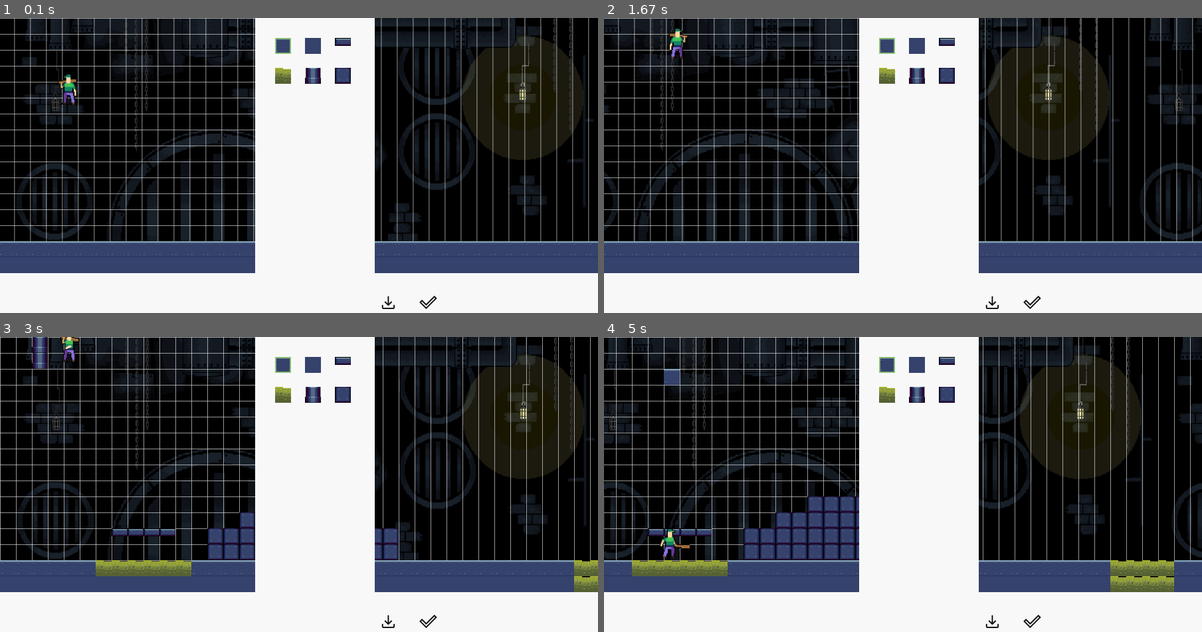
Above: before the commit, frames 1-4 (two rows, left to right).
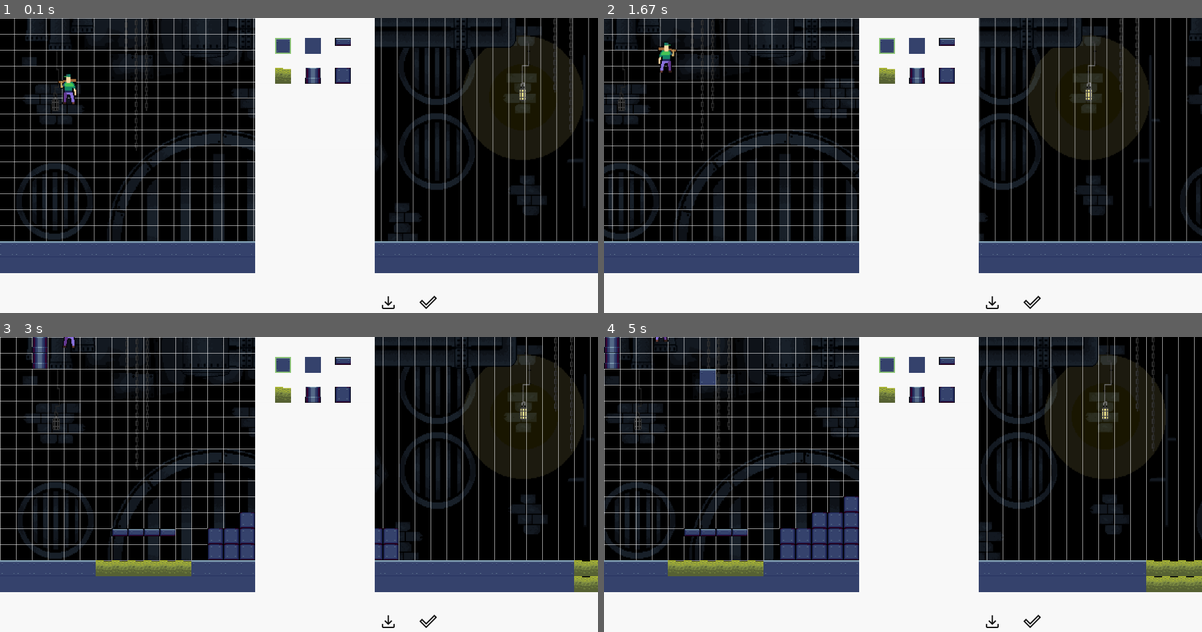
Above: after the commit, the same moments.

Repository: Labourguignonn/JOGO-IP
Game: pygame game, started from main.py
The game is run twice, just before and just after one commit, with the same random seed, the same clock (stepped at 60 frames per second) and the same inputs.
Inputs (mouse positions are in pixels of both pictures, inside the frame that each line leads up to):
- Up to frame 1 (0.1 s): no input
- Up to frame 2 (1.67 s): hold Right 0.33-0.8 s; hold Up 0.83-1.13 s; tap Space at 0.9, 1.23, 1.53 s; hold Right 1.17-1.63 s
- Up to frame 3 (3 s): hold Left 1.67-2.2 s; tap Space at 1.73, 2.03, 2.3, 2.6 s; hold Left 2.23-2.63 s; click (388, 620) at 2.72 s
- Up to frame 4 (5 s): click (992, 381) at 3.05 s; click (974, 511) at 3.38 s; click (747, 375) at 3.72 s; hold Right from 4.4 s (still down); tap Space at 4.47, 4.77 s

The runs differ from the first frame. In frame 1, less than 0.1% of the frame differs, in the area x 9-13%, y 18-30%; in frame 2, 25%, in the area x 0-100%, y 0-81%; in frame 3, 0.1%; in frame 4, 22%.

Commit message:
inicio inimigos

Diff:
--- a/INIMIGOS.PY
+++ b/INIMIGOS.PY
@@ -1,2 +1,26 @@
-class ini():
-    pass
+""" import pygame
+
+pygame.init()
+
+largura = 1500
+altura = 640
+margem = 100
+margem_lado = 300
+
+tela = pygame.display.set_mode((largura, altura + margem))
+class Inimigos(pygame.sprite.Sprite):
+    def __init__(self):
+        pygame.sprite.Sprite.__init__(self)
+        self.lista_sprites = []
+        self.lista_sprites.append(pygame.image.load("rato\walk\walk_01.png"))
+        self.lista_sprites.append(pygame.image.load("rato\walk\walk_02.png"))
+        self.lista_sprites.append(pygame.image.load("rato\walk\walk_03.png"))
+        self.lista_sprites.append(pygame.image.load("rato\walk\walk_04.png"))
+        self.imagem_atual = 0
+        self.image = self.lista_sprites[self.imagem_atual]
+
+        #definir a posição da sprite
+        self.rect = self.image.get_rect()
+        self.rect.topleft = 100, 100
+
+rato = Inimigos() """
--- a/main.py
+++ b/main.py
@@ -4,6 +4,7 @@
 from os import listdir
 from os.path import isfile,join
 from jogador import Jogador
+from new_enemies import Inimigos
 
 pygame.init()
 ############### FABY #############################
@@ -15,11 +16,8 @@
 #side
 margem_lado = 300
 
-
 tela = pygame.display.set_mode((largura, altura + margem))
 pygame.display.set_caption('Após a enchente')
-
-#######
 
 ################### LUCAS ###############################
 FPS = 30
@@ -142,6 +140,12 @@
     if botao1 == 3:
         botao2 += 1
         botao1 = 0
+
+
+#### BRUNA ####
+inimigos = pygame.sprite.Group()
+rato = Inimigos()
+inimigos.add(rato)
 
 rodando = True
 while rodando == True:
@@ -224,4 +228,9 @@
     player.draw(tela)
     pygame.display.update()
 
+    #####carregar inimigos#####
+    inimigos.draw(tela)
+    inimigos.update()
+    pygame.display.flip()
+
 pygame.quit()
--- /dev/null
+++ b/new_enemies.py
@@ -0,0 +1,36 @@
+import pygame
+
+pygame.init()
+largura = 1500
+altura = 640
+margem = 100
+tela = pygame.display.set_mode((largura, altura + margem))
+
+class Inimigos(pygame.sprite.Sprite):
+    def __init__(self):
+        pygame.sprite.Sprite.__init__(self)
+        self.sprites = []
+        self.sprites.append(pygame.image.load("rato\Idle\idle_01.png"))
+        self.sprites.append(pygame.image.load("rato\Idle\idle_02.png"))
+        self.sprites.append(pygame.image.load("rato\Idle\idle_03.png"))
+        self.sprites.append(pygame.image.load("rato\Idle\idle_04.png"))
+        self.atual = 0
+        self.image = self.sprites[self.atual]
+        self.image = pygame.transform.scale(self.image, (30*2, 32*2))
+
+        self.rect = self.image.get_rect()
+        self.rect.topleft = 250, 500
+
+        """ self.animar = False """
+
+    """ def atacar(self):
+        self.animar = True """
+
+    def update(self):
+        """ if self.animar == True: """
+        self.atual += 0.5
+        if self.atual >= len(self.sprites):
+            self.atual = 0
+            """ self.animar = False """
+        self.image = self.sprites[int(self.atual)]
+        self.image = pygame.transform.scale(self.image, (30*2, 32*2))
--- /dev/null
+++ b/teste.py
@@ -0,0 +1,54 @@
+import pygame
+from pygame.locals import *
+from sys import exit
+
+pygame.init()
+largura = 1500
+altura = 640
+margem = 100
+tela = pygame.display.set_mode((largura, altura + margem))
+
+class Inimigos(pygame.sprite.Sprite):
+    def __init__(self):
+        pygame.sprite.Sprite.__init__(self)
+        self.sprites = []
+        self.sprites.append(pygame.image.load("rato\Idle\idle_01.png"))
+        self.sprites.append(pygame.image.load("rato\Idle\idle_02.png"))
+        self.sprites.append(pygame.image.load("rato\Idle\idle_03.png"))
+        self.sprites.append(pygame.image.load("rato\Idle\idle_04.png"))
+        self.atual = 0
+        self.image = self.sprites[self.atual]
+        self.image = pygame.transform.scale(self.image, (30*2, 32*2))
+
+        self.rect = self.image.get_rect()
+        self.rect.topleft = 250, 500
+
+        self.animar = False
+
+    def atacar(self):
+        self.animar = True
+
+    def update(self):
+        if self.animar == True:
+            self.atual += 0.5
+            if self.atual >= len(self.sprites+1):
+                self.atual = 0
+                self.animar = False
+            self.image = self.sprites[int(self.atual)]
+            self.image = pygame.transform.scale(self.image, (30*2, 32*2))
+
+#### BRUNA ####
+inimigos = pygame.sprite.Group()
+rato = Inimigos()
+inimigos.add(rato)
+""" relogio = pygame.time.Clock() """
+
+rodando = True
+while rodando == True:
+
+    #####carregar inimigos#####
+    inimigos.draw(tela)
+    inimigos.update()
+    pygame.display.flip()
+
+pygame.quit()
Renamed: rato/Idle.png -> rato/Idle/Idle.png
Binary file added: rato/Idle/idle_01.png
Binary file added: rato/Idle/idle_02.png
Binary file added: rato/Idle/idle_03.png
Binary file added: rato/Idle/idle_04.png
Renamed: rato/Walk.png -> rato/walk/Walk.png
Binary file added: rato/walk/walk_01.png
Binary file added: rato/walk/walk_02.png
Binary file added: rato/walk/walk_03.png
Binary file added: rato/walk/walk_04.png
